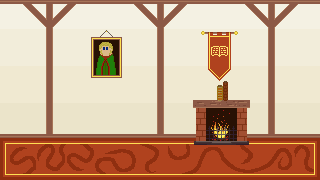
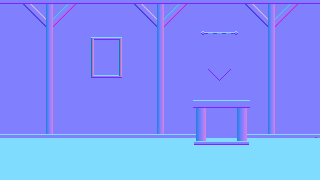
Comparing the layer stacks of the two 320px x 180px images. Changes:
added layer "Ebene 1" above "PillarNormals" over [0, 3, 320, 145]
added layer "NormalMap" above "Books" over [0, 0, 320, 180]
